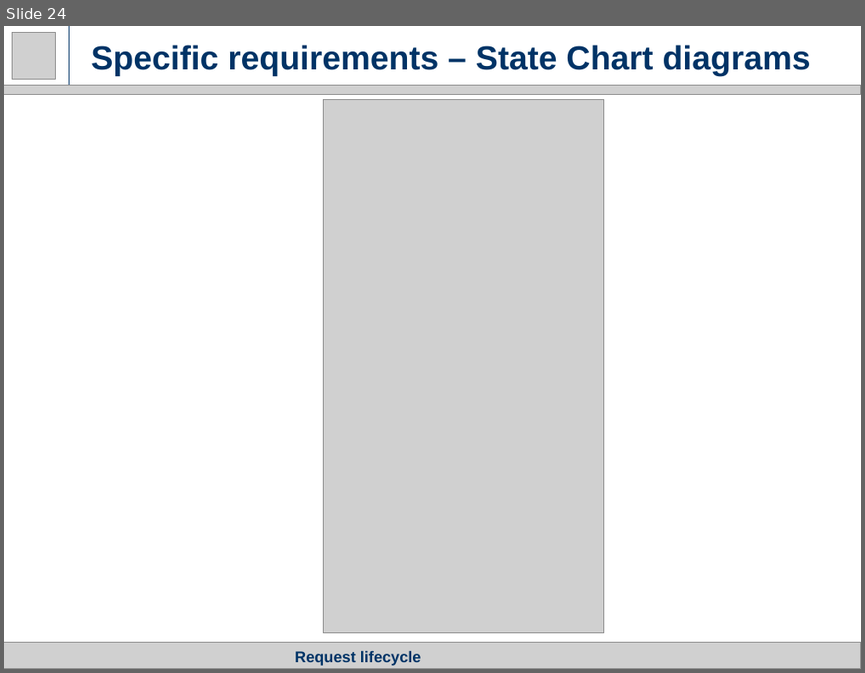
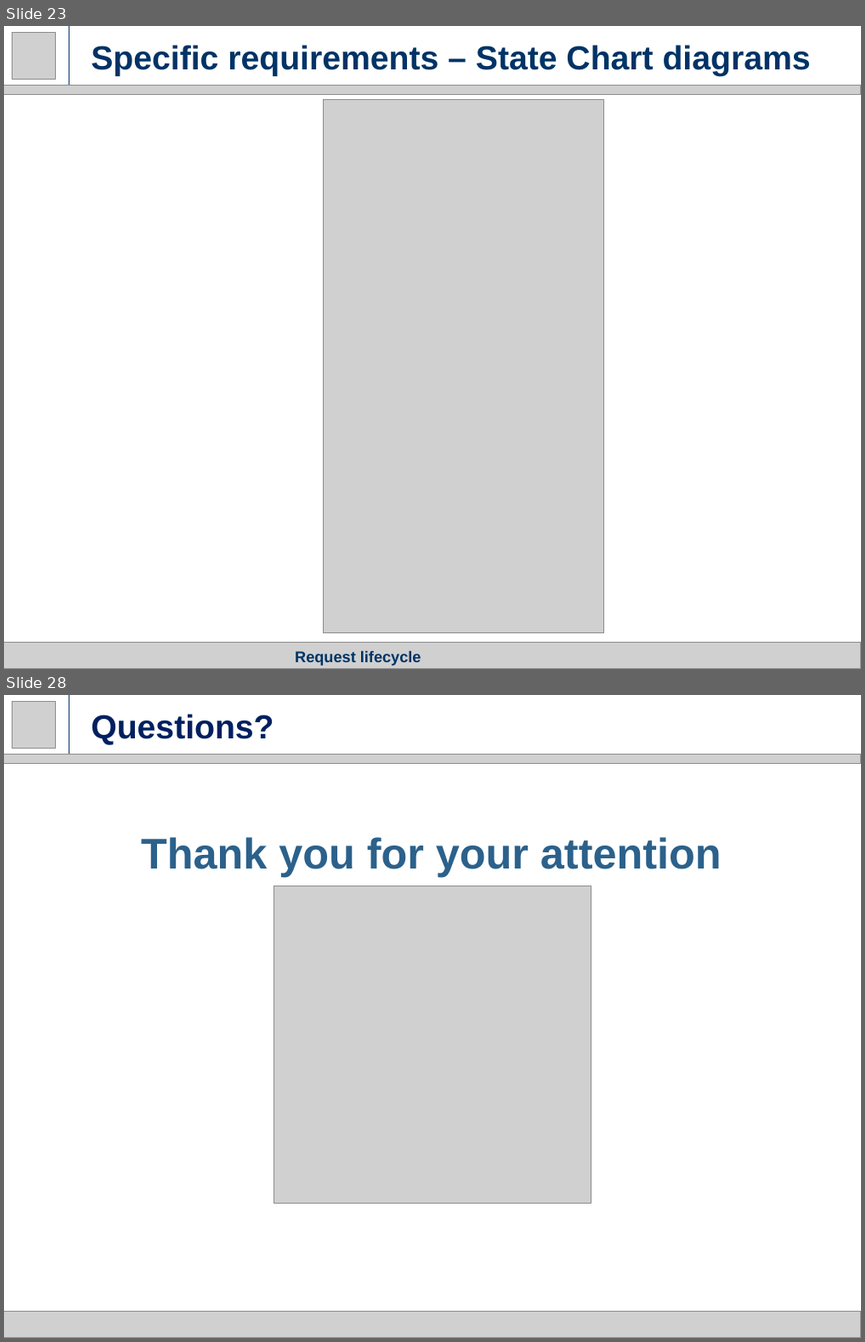
Before and after one commit to milica13629/SW2015, a slide deck: RASD.pptx. Shown one above the other, each under a label of ours: slide 24 before the commit, slides 23 and 28 after it; the slides between them are not shown. The pictures are 865x673 and 865x1342 pixels, drawn with LibreOffice and Linux fonts; fonts in the diff are those of the drawing; grey boxes stand for pictures. Boxes give left, top, right and bottom in pixels: in the first picture for what was removed or moved away, otherwise in the second. Text is boxed around its words. In the diff, an @@ line names an element or a change of style, - is before the commit and + after.

```diff
--- a/RASD.pptx
+++ b/RASD.pptx
@@ slide 28 added at (4,695,861,1338), background #FFFFFF @@
@@ picture added at (12,701,55,748) @@
@@ line added from (69, 755) to (69, 695), #003366 0.75 pt @@
@@ title added at (91,714,273,745), 28 pt, text #002060, bold @@
+Questions?
@@ picture added at (4,755,861,764) @@
@@ text added at (141,837,721,877), 36 pt, text #2B618B, bold @@
+Thank you for your attention
@@ picture added at (274,886,590,1203) @@
@@ picture added at (4,1311,861,1338) @@
@@ what was slide 24 is now slide 23 @@
```
Also in this commit, not shown: 17 slides changed, 2 slides removed, 1 other file.
